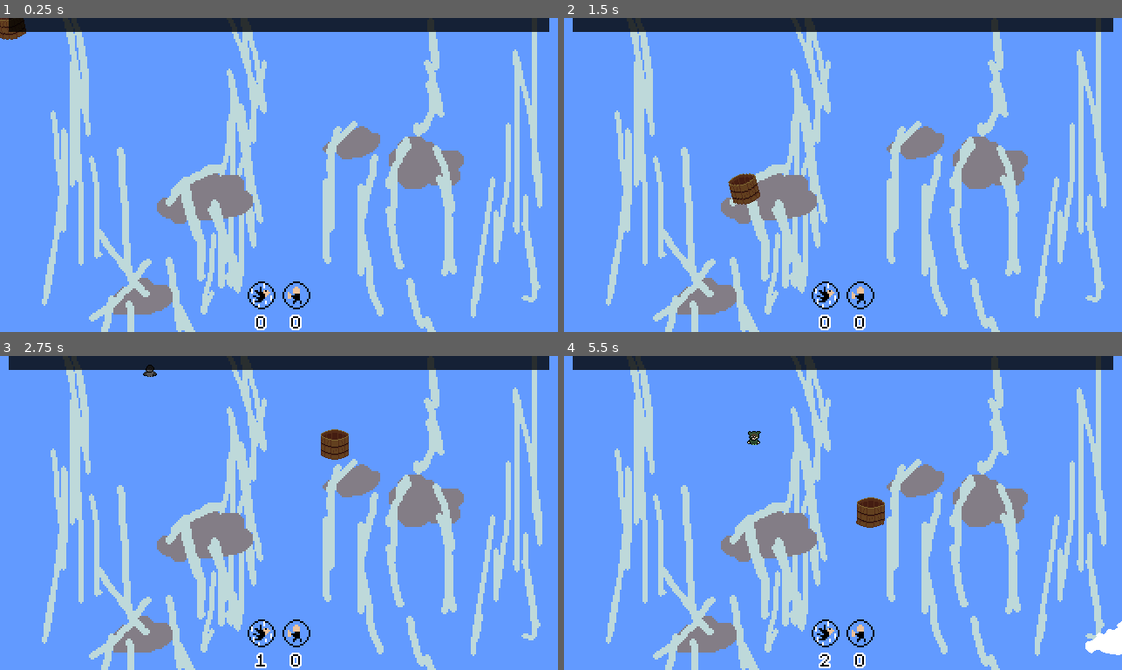
Above: before the commit, frames 1-4 (two rows, left to right).
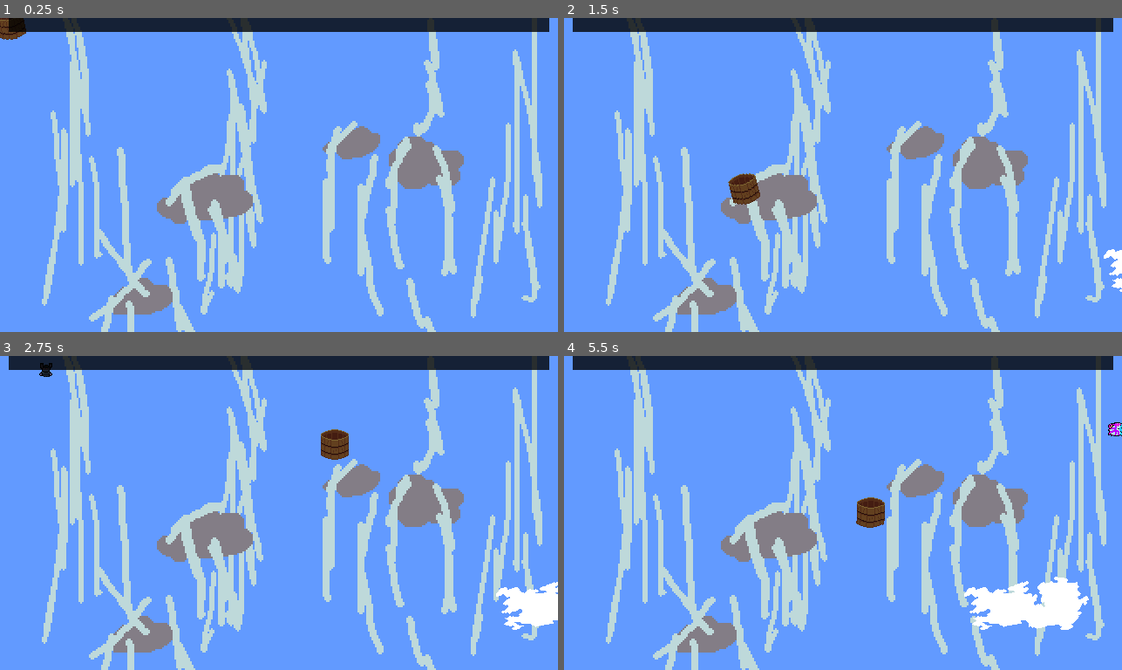
Above: after the commit, the same moments.

Repository: DissonantVoid/Project-Waterfall
Game: Godot game, scene res://scenes/game/main.tscn
Two runs of this game, one before a commit and one after it. Both use one fixed random seed, a clock stepped at 60 frames per second and the inputs below. This scene is started directly instead of the project's main scene.
Inputs (mouse positions are in pixels of both pictures, inside the frame that each line leads up to):
- Up to frame 1 (0.25 s): no input
- Up to frame 2 (1.5 s): move the mouse to (965, 159) at 0.52 s; tap Enter at 1.25 s; move the mouse to (731, 190) at 1.27 s
- Up to frame 3 (2.75 s): move the mouse to (334, 443) at 2.02 s
- Up to frame 4 (5.5 s): move the mouse to (815, 575) at 2.77 s; move the mouse to (1010, 560) at 3.52 s; move the mouse to (675, 465) at 4.27 s; move the mouse to (870, 513) at 5.02 s

The runs differ from the first frame. In frame 1, 0.5% of the frame differs, in the area x 44-56%, y 83-100%; in frame 2, 0.7%; in frame 3, 1.7%; in frame 4, 3.5%, in the area x 32-100%, y 21-100%.

Commit message:
added win/lose condition and a dynamic difficulty system

Diff:
--- a/scenes/game/credits.tscn
+++ b/scenes/game/credits.tscn
@@ -80,8 +80,8 @@
 anchor_right = 1.0
 anchor_bottom = 1.0
 margin_top = 181.0
-margin_right = 320.0
-margin_bottom = 397.0
+margin_right = 960.0
+margin_bottom = 757.0
 custom_fonts/normal_font = SubResource( 1 )
 bbcode_enabled = true
 bbcode_text = "[center]
--- a/scenes/game/main.gd
+++ b/scenes/game/main.gd
@@ -9,37 +9,71 @@
 const _character_scene : PackedScene = preload("res://scenes/objects/character.tscn")
 
 var _view_width : int = ProjectSettings.get_setting("display/window/size/width") * 2
-const _chars_to_win : int = 100
-const _levelup_chars : int = _chars_to_win / 10 # characters needed for leveling up, spaced evenly so we can always have 10 levels
+const _points_to_win : int = 100
+const _points_to_levelup : int = _points_to_win / 5 # spaced evenly so we always have 5 levels
+var _current_progress : float = 0
 var _current_level : int = 0
+
+const _levels_rules : Array = [
+	{"time_between_spawn":2,  "points_per_catch":1, "points_per_miss":-0.5, "time_between_clouds":5.0},
+	{"time_between_spawn":1.4,"points_per_catch":1, "points_per_miss":-0.5, "time_between_clouds":4.4},
+	{"time_between_spawn":1,  "points_per_catch":1, "points_per_miss":-0.5, "time_between_clouds":4.0},
+	{"time_between_spawn":0.6,"points_per_catch":1, "points_per_miss":-0.2, "time_between_clouds":3.8},
+	{"time_between_spawn":0.2,"points_per_catch":1, "points_per_miss":-0.2, "time_between_clouds":3.0},
+]
 
 
 func _ready():
 	Input.mouse_mode = Input.MOUSE_MODE_HIDDEN
 
 	_bucket.connect("char_scored",self,"_on_bucked_scored")
-	_ui.setup(_levelup_chars, _chars_to_win)
-	_ui.connect("leveled_up",self,"_on_levelup")
+	_ui.setup(_points_to_win)
 
+	_apply_rules()
 	_spawn_timer.start()
 
 func _on_spawn_timeout():
 	var instance := _character_scene.instance()
 	_chars_container.add_child(instance)
 	instance.global_position = Vector2(Utility.rng.randf_range(0, _view_width), -10)
-	_ui.increment_jumpers()
 
 	_spawn_timer.start()
 
 func _on_bucked_scored():
-	_ui.increment_saved(_bucket.global_position)
+	_increment_points(_levels_rules[_current_level]["points_per_catch"])
 
 func _on_abyss_body_entered(body : Node):
 	body.queue_free()
+	_increment_points(_levels_rules[_current_level]["points_per_miss"])
 
-func _on_levelup():
-	_spawn_timer.wait_time -= 0.2
-	_current_level += 1
+func _increment_points(value : float):
+	_current_progress = clamp(_current_progress + value, 0, _points_to_win)
 
-	if _current_level == _chars_to_win / _levelup_chars:
-		print("YOU WON!")
+	if sign(value) == 1:
+		_ui.increment_point(value, _bucket.global_position)
+		# level up
+		if int(_current_progress) / _points_to_levelup > _current_level:
+			_current_level += 1
+			if _current_level == (_points_to_win / _points_to_levelup) + 1:
+				# we won!
+				# do some particles n stuff first
+				SceneManager.change_scene("res://scenes/game/credits.tscn")
+			else:
+				prints("LEVEL UP", _current_level)
+				_ui.level_up()
+				_apply_rules()
+
+	elif sign(value) == -1:
+		_ui.decrement_points(value)
+		# level down
+		if int(_current_progress) / _points_to_levelup < _current_level:
+			_current_level -= 1
+			prints("LEVEL DOWN", _current_level)
+			_ui.level_down()
+			_apply_rules()
+
+func _apply_rules():
+	var curr_level_data : Dictionary = _levels_rules[_current_level]
+	_spawn_timer.wait_time = curr_level_data["time_between_spawn"]
+	_clouds.set_time_between_clouds(curr_level_data["time_between_clouds"])
+	#...
--- a/scenes/game/main.tscn
+++ b/scenes/game/main.tscn
@@ -1,26 +1,12 @@
-[gd_scene load_steps=19 format=2]
+[gd_scene load_steps=14 format=2]
 
 [ext_resource path="res://resources/textures/bucketFront.png" type="Texture" id=1]
 [ext_resource path="res://scenes/game/main.gd" type="Script" id=2]
 [ext_resource path="res://scenes/objects/bucket.gd" type="Script" id=3]
 [ext_resource path="res://resources/textures/background.png" type="Texture" id=4]
 [ext_resource path="res://resources/textures/bucketBack.png" type="Texture" id=5]
-[ext_resource path="res://resources/fonts/m5x7.ttf" type="DynamicFontData" id=6]
 [ext_resource path="res://scenes/objects/ui.gd" type="Script" id=7]
 [ext_resource path="res://scenes/objects/clouds.gd" type="Script" id=8]
-[ext_resource path="res://resources/textures/ui.png" type="Texture" id=9]
-
-[sub_resource type="AtlasTexture" id=6]
-atlas = ExtResource( 9 )
-region = Rect2( 0, 0, 16, 16 )
-
-[sub_resource type="DynamicFont" id=5]
-outline_size = 1
-font_data = ExtResource( 6 )
-
-[sub_resource type="AtlasTexture" id=7]
-atlas = ExtResource( 9 )
-region = Rect2( 16, 0, 16, 16 )
 
 [sub_resource type="StyleBoxFlat" id=8]
 bg_color = Color( 0.0980392, 0.568627, 0, 1 )
@@ -52,55 +38,6 @@
 custom_constants/margin_right = 5
 custom_constants/margin_left = 5
 
-[node name="HBoxContainer" type="HBoxContainer" parent="UI/MarginContainer"]
-margin_left = 142.0
-margin_top = 151.0
-margin_right = 178.0
-margin_bottom = 180.0
-size_flags_horizontal = 6
-size_flags_vertical = 10
-
-[node name="Jumpers" type="VBoxContainer" parent="UI/MarginContainer/HBoxContainer"]
-margin_right = 16.0
-margin_bottom = 29.0
-custom_constants/separation = 0
-
-[node name="TextureRect" type="TextureRect" parent="UI/MarginContainer/HBoxContainer/Jumpers"]
-margin_right = 16.0
-margin_bottom = 16.0
-size_flags_horizontal = 6
-texture = SubResource( 6 )
-
-[node name="Label" type="Label" parent="UI/MarginContainer/HBoxContainer/Jumpers"]
-margin_top = 16.0
-margin_right = 16.0
-margin_bottom = 29.0
-custom_colors/font_color = Color( 0, 0, 0, 1 )
-custom_fonts/font = SubResource( 5 )
-text = "0"
-align = 1
-
-[node name="Saved" type="VBoxContainer" parent="UI/MarginContainer/HBoxContainer"]
-margin_left = 20.0
-margin_right = 36.0
-margin_bottom = 29.0
-custom_constants/separation = 0
-
-[node name="TextureRect" type="TextureRect" parent="UI/MarginContainer/HBoxContainer/Saved"]
-margin_right = 16.0
-margin_bottom = 16.0
-size_flags_horizontal = 6
-texture = SubResource( 7 )
-
-[node name="Label" type="Label" parent="UI/MarginContainer/HBoxContainer/Saved"]
-margin_top = 16.0
-margin_right = 16.0
-margin_bottom = 29.0
-custom_colors/font_color = Color( 0, 0, 0, 1 )
-custom_fonts/font = SubResource( 5 )
-text = "0"
-align = 1
-
 [node name="Progress" type="ProgressBar" parent="UI/MarginContainer"]
 modulate = Color( 1, 1, 1, 0.784314 )
 margin_left = 5.0
@@ -109,7 +46,6 @@
 rect_min_size = Vector2( 0, 8 )
 custom_styles/fg = SubResource( 8 )
 custom_styles/bg = SubResource( 9 )
-rounded = true
 percent_visible = false
 
 [node name="Background" type="TextureRect" parent="."]
@@ -154,7 +90,6 @@
 [node name="SpritesContainer" type="Node2D" parent="Clouds"]
 
 [node name="SpawnTimer" type="Timer" parent="Clouds"]
-wait_time = 4.4
 one_shot = true
 
 [node name="Walls" type="Node2D" parent="."]
@@ -187,7 +122,6 @@
 [node name="Timers" type="Node2D" parent="."]
 
 [node name="SpawnTimer" type="Timer" parent="Timers"]
-wait_time = 2.0
 one_shot = true
 
 [connection signal="body_entered" from="Bucket/Area2D" to="Bucket" method="_onbody_entered"]
--- a/scenes/objects/Clouds.gd
+++ b/scenes/objects/Clouds.gd
@@ -19,6 +19,9 @@
 
 func _ready():
 	_spawn_timer.start()
+
+func set_time_between_clouds(time : float):
+	_spawn_timer.wait_time = time
 
 func _on_spawn_timer_timeout():
 	_spawn_cloud()
@@ -53,5 +56,5 @@
 
 		# remove if out of bounds in the x axis
 		if ( (x_direction == 1 && sprite.global_position.x > _spawn_bounds["x"][1]+_half_cloud_size.x) ||
-			 (x_direction == -1 && sprite.global_position.x < _spawn_bounds["x"][0]+_half_cloud_size.x)):
+			 (x_direction == -1 && sprite.global_position.x < _spawn_bounds["x"][0]-_half_cloud_size.x)):
 			sprite.queue_free() # don't worry, cloud won't be freed until loop in over
--- a/scenes/objects/ui.gd
+++ b/scenes/objects/ui.gd
@@ -1,54 +1,57 @@
 extends CanvasLayer
 
-signal leveled_up
-
-onready var _jumpers_label : Label = $MarginContainer/HBoxContainer/Jumpers/Label
-onready var _saved_label : Label = $MarginContainer/HBoxContainer/Saved/Label
-onready var _progress : ProgressBar = $MarginContainer/Progress
-onready var _saved_ui_position : Vector2 = _saved_label.rect_global_position
+onready var _progress_bar : ProgressBar = $MarginContainer/Progress
 
 const _point_tween_time : float = 0.8
 var _point_label_font : DynamicFont
-var _jumpers : int = 0
-var _saved : int = 0
-
-var _levelup_chars : int
 
 
 func _ready():
+	_progress_bar.rect_pivot_offset = _progress_bar.rect_size / 2
+
 	_point_label_font = DynamicFont.new()
 	_point_label_font.size = 18
 	_point_label_font.font_data = preload("res://resources/fonts/m5x7.ttf")
 
-func setup(levelup_chars : int, chars_to_win : int):
-	_progress.max_value = chars_to_win
-	_levelup_chars = levelup_chars
+func setup(points_to_win : int):
+	_progress_bar.max_value = points_to_win
 
-func increment_jumpers():
-	_jumpers += 1
-	_jumpers_label.text = str(_jumpers)
-
-func increment_saved(bucket_position : Vector2):
-	# animate a +1 point moving from bucket to UI
+func increment_point(value : float, bucket_position : Vector2):
+	# animate a score point moving from bucket to UI
 	var label : Label = Label.new()
 	label.add_font_override("font", _point_label_font)
 	label.add_color_override("font_color", Color.black)
-	label.text = "+1"
+	label.text = "+" + str(value)
 	# /2 because view is twice the screen size (camera is zoomed out), this feels hacky
 	label.rect_position = bucket_position / 2
 	add_child(label)
+	label.rect_pivot_offset = label.rect_size / 2
 
+	var progress_bar_edge : Vector2 = _progress_bar.rect_position + Vector2(
+		range_lerp(_progress_bar.value, _progress_bar.min_value, _progress_bar.max_value, 0, _progress_bar.rect_size.x),
+		0
+	)
 	var tween : SceneTreeTween = get_tree().create_tween()\
-		.set_ease(Tween.EASE_OUT).set_trans(Tween.TRANS_SINE)
-	tween.tween_property(label, "rect_position", _saved_ui_position, _point_tween_time)
-	tween.connect("finished", self, "_on_saved_point_added", [label])
+		.set_ease(Tween.EASE_OUT).set_trans(Tween.TRANS_SINE).set_parallel(true)
+	tween.tween_property(label, "rect_position", progress_bar_edge, _point_tween_time)
+	tween.tween_property(label, "rect_scale", Vector2.ONE * 0.8, _point_tween_time)
+	tween.connect("finished", self, "_on_point_added", [label, value])
 
-func _on_saved_point_added(label : Label):
+func decrement_points(value : float):
+	# ...
+
+	_progress_bar.value += value
+
+func level_up():
+	#var tween : SceneTreeTween = get_tree().create_tween().set_parallel(true)
+	# do a shake or something
+	pass
+
+func level_down():
+	#var tween : SceneTreeTween = get_tree().create_tween().set_parallel(true)
+	pass
+
+func _on_point_added(label : Label, value : float):
 	label.queue_free()
 
-	_progress.value += 1
-	_saved += 1
-	_saved_label.text = str(_saved)
-
-	if _saved % _levelup_chars == 0:
-		emit_signal("leveled_up")
+	_progress_bar.value += value
Not shown, changed: plan/TODO.txt
